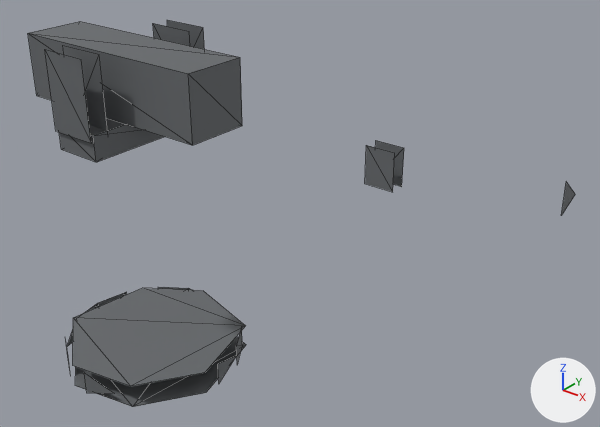
The glTF model prototype/assets/models/parts/flamethrower.glb: old version first, new version second.
One viewpoint serves both versions: a camera (50 mm lens) standing at (3.72, -4.18, 3.06) and looking at (0.14, 0.29, 0.29). Every picture has the same lights, and +X, +Y and +Z are marked at lower right. The picture after the commit comes second. Mesh edges are drawn as thin lines. Where no turn or scale is listed for an object, it has been applied to the vertices. Vertices at exactly the same position are counted once.

In view in the first picture: 'flamethrower'.
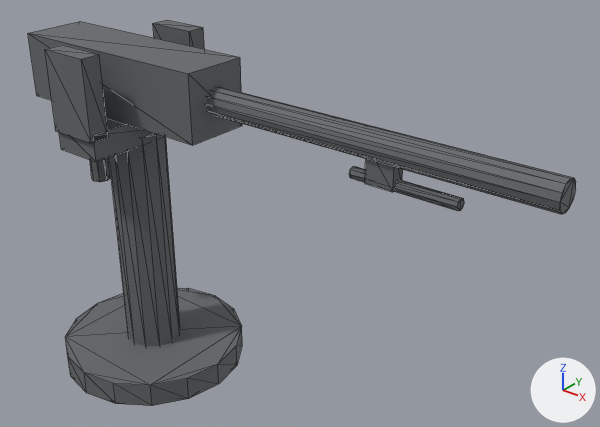
The newer file is also rescaled (x0.188), turned or shifted as a whole; pictures and numbers use the older file's frame.

Location of each change, [x1, y1, x2, y2] in pixels of the pictures (600 x 427 px):
'flamethrower', reshaped: before [28, 20, 575, 407]; after [28, 20, 576, 406]
part 1 of me_cylinder_039, added: after [109, 134, 180, 346]
part 2 of me_cylinder_039, added: after [206, 87, 576, 214]
part 3 of me_cylinder_039, added: after [349, 166, 464, 211]
part 4 of me_cylinder_039, added: after [90, 158, 110, 182]
part 5 of me_cylinder_039, built on: before [67, 288, 246, 407]; after [66, 288, 242, 406]
part 6 of me_cylinder_039, added: after [154, 20, 204, 49]
part 7 of me_cylinder_039, added: after [45, 45, 108, 143]
part 8 of me_cylinder_039, added (mostly hidden): after [393, 167, 403, 192]

Edits to the bpy script that builds the scene:
```text
Change me_cylinder_039:
    used by ob_flamethrower; location = (0.0, 0.0, 0.0)
    verts and faces of me_cylinder_039; kept vertices keep their numbers, new ones are numbered from 94
    before: 56 (-1.55, 0.45, 0.83), 57 (-1.55, 0.45, 1.47) at pixel (152, 23), 58 (-1.55, 0.61, 0.83), 59 (-1.55, 0.61, 1.47) at pixel (167, 19), 60 (-1.12, 0.45, 0.83)
    before: 61 (-1.12, 0.45, 1.47) at pixel (189, 31), 62 (-1.12, 0.61, 0.83), 63 (-1.12, 0.61, 1.47) at pixel (203, 27)
    before: 64 (-1.55, -0.61, 0.83) at pixel (55, 131), 65 (-1.55, -0.61, 1.47) at pixel (44, 49), 66 (-1.55, -0.45, 0.83), 67 (-1.55, -0.45, 1.47) at pixel (62, 45), 68 (-1.12, -0.61, 0.83) at pixel (91, 143)
    before: 69 (-1.12, -0.61, 1.47) at pixel (81, 59), 70 (-1.12, -0.45, 0.83) at pixel (108, 137), 71 (-1.12, -0.45, 1.47) at pixel (99, 54)
    before: 86 (0.96, -0.05, 0.88) at pixel (364, 183), 87 (0.96, -0.05, 1.15) at pixel (366, 145), 88 (0.96, 0.05, 0.88), 89 (0.96, 0.05, 1.15) at pixel (375, 140), 90 (1.17, -0.05, 0.88) at pixel (392, 192)
    before: 91 (1.17, -0.05, 1.15) at pixel (394, 152), 92 (1.17, 0.05, 0.88) at pixel (401, 186), 93 (1.17, 0.05, 1.15) at pixel (404, 147)
    remove me_cylinder_039.from_pydata(...)  # 94 vertices, 66 faces; spans x -2.27..2.27, y -0.8..0.8, z -1.47..1.47
    add me_cylinder_039.from_pydata(...)  # 152 vertices, 264 faces; spans x -2.27..2.27, y -0.8..0.8, z -1.47..1.47
    me_cylinder_039 part 1: a new loose piece, a 12-sided cylinder along z spanning x -1.57..-1.09, y -0.24..0.24, z -1.31..0.72, in mat_matte_grey_weapon (grey #6f7376)
    me_cylinder_039 part 2: a new loose piece, a 12-sided cylinder along x spanning x -0.67..2.27, y -0.11..0.11, z 1.04..1.25, in mat_matte_grey_weapon (grey #6f7376)
    me_cylinder_039 part 3: a new loose piece, an 8-sided cylinder along x spanning x 0.827..1.627, y -0.043..0.043, z 0.864..0.949, in mat_matte_grey_weapon (grey #6f7376)
    me_cylinder_039 part 4: a new loose piece, an 8-sided cylinder along z spanning x -1.95..-1.79, y -0.08..0.08, z 0.13..1.2, in mat_matte_grey_weapon (grey #6f7376)
    me_cylinder_039 part 5
    18 vertices are removed from x -2.11..-0.53, y -0.8..0.8, z -1.47..-1.25
    14 faces are deleted
    5 vertices are added at (-1.33, 0.8, -1.47), (-1.03, 0.74, -1.47), (-0.59, -0.31, -1.47), (-0.77, -0.57, -1.47), (-1.03, -0.74, -1.47)
    5 new vertices lie (0.0, 0.0, 0.22) away from vertices in x -1.33..-0.59, y -0.74..0.8, z -1.47
    50 new faces join them
    me_cylinder_039 part 6
    add faces += [(56, 57, 59), (56, 59, 58), (61, 62, 63), (60, 62, 61), (58, 62, 60), (56, 58, 60)]
    add faces += [(57, 63, 59), (57, 61, 63)]
    me_cylinder_039 part 7
    add faces += [(64, 65, 67), (64, 67, 66), (69, 70, 71), (68, 70, 69), (66, 70, 68), (64, 66, 68)]
    add faces += [(65, 71, 67), (65, 69, 71)]
    me_cylinder_039 part 8
    add faces += [(86, 87, 89), (86, 89, 88), (91, 92, 93), (90, 92, 91), (88, 92, 90), (86, 88, 90)]
    add faces += [(87, 93, 89), (87, 91, 93)]
    other edits to the shape of me_cylinder_039 do not show in these pictures
```
